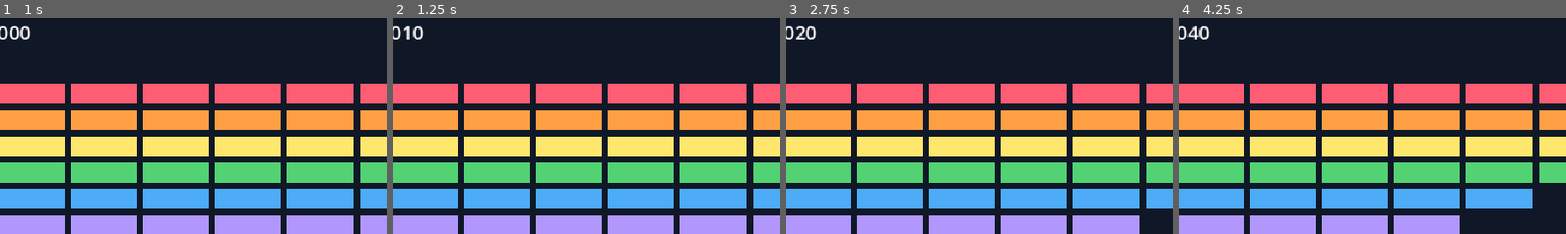
Above: before the commit, frames 1-4 (left to right).
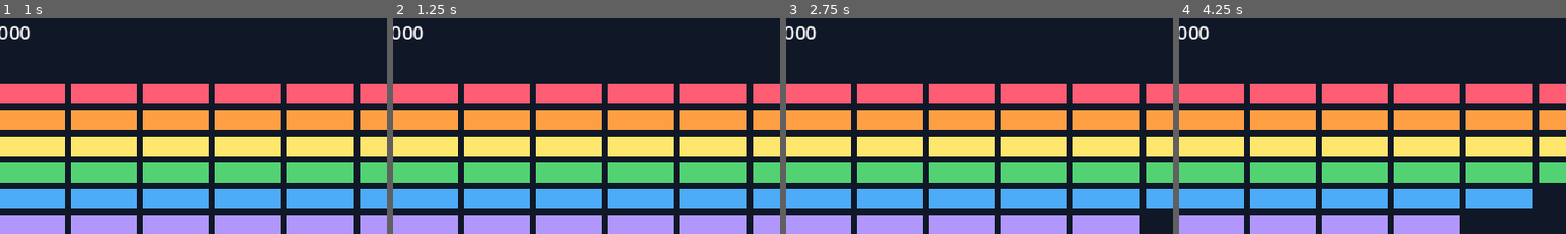
Above: after the commit, the same moments.

Repository: ittokunvim/example-godot
Game: Godot game, scene res://main.tscn
The game is run twice, just before and just after one commit, with the same random seed, the same clock (stepped at 60 frames per second) and the same inputs.
Inputs (mouse positions are % of the whole screen's width and height, from its top left):
- Up to frame 1 (1 s): tap Enter (ui_accept) at 0.5 s; move the mouse to (72, 44) at 0.52 s; hold D (move_right) from 0.53 s (still down); hold Enter (ui_accept) from 0.53 s (still down); click (72, 44) at 0.67 s
- Up to frame 2 (1.25 s): keep holding D (move_right); keep holding Enter (ui_accept)
- Up to frame 3 (2.75 s): move the mouse to (30, 54) at 1.27 s; release D (move_right) at 1.28 s; release Enter (ui_accept) at 1.28 s; hold A (move_left) 1.28-2.03 s; tap Enter (ui_accept) at 1.35, 1.52, 1.82 s; click (30, 54) at 1.42 s; move the mouse to (60, 26) at 2.02 s; hold D (move_right) from 2.03 s (still down); hold Enter (ui_accept) from 2.03 s (still down); click (60, 26) at 2.17 s
- Up to frame 4 (4.25 s): move the mouse to (45, 69) at 2.77 s; release Enter (ui_accept) at 2.78 s; tap Enter (ui_accept) at 2.85, 3.02, 3.32 s; click (45, 69) at 2.92 s; move the mouse to (80, 64) at 3.52 s; release D (move_right) at 3.53 s; hold A (move_left) from 3.53 s (still down); hold Enter (ui_accept) from 3.53 s (still down); click (80, 64) at 3.67 s
The pictures show only the part of the screen within x 13-63%, y 1-51%; the shares and areas given below are measured in that part.

Frame 1 is identical in both runs. In frame 2, 0.1% of the frame differs, in the area x 2-6%, y 3-10%; in frame 3, 0.1%; in frame 4, 0.1%.

Commit message:
refactor(breakout): codes (#36)
# Issue
- #33

## Changes
bricks.gdファイルを追加しました。
hud.gdファイルを追加しました。

### Commits
* Add bricks.gd

* Add hud.gd

Diff:
--- a/breakout/ball.gd
+++ b/breakout/ball.gd
@@ -3,17 +3,11 @@
 
 
 const SPEED := 430.0
-const PADDLE_WIDTH := 120.0
 
-# 発射待機中に、ボールから伸ばすガイド線の見た目。
 const GUIDE_LENGTH := 150.0
 const GUIDE_COLOR := Color8(255, 255, 255, 127)
 const GUIDE_WIDTH := 12.0
-
-# 照準を左右へ往復させる速さ（方向ベクトルの X 成分/秒）。
 const AIM_SWEEP_SPEED := 1.0
-
-# リセット時の初期発射方向。Y を負にすることで必ず上方向へ発射する。
 const INITIAL_DIRECTION := Vector2(1.0, -1.0)
 const MARGIN: Vector2 = Vector2(0, 30.0)
 
@@ -22,12 +16,7 @@
 
 var _show_aim_sweep := true
 var _velocity := Vector2.ZERO
-
-# 発射ガイド用の未正規化ベクトル。
-# X 成分だけを変化させ、利用時に normalized() して方向として使う。
 var _launch_direction := INITIAL_DIRECTION.normalized()
-
-# 照準の横方向の移動向き。1.0 は右、-1.0 は左。
 var _direction_x := INITIAL_DIRECTION.x
 
 
@@ -35,9 +24,8 @@
 	if _velocity == Vector2.ZERO:
 		if not _show_aim_sweep:
 			return
+
 		position = paddle.position - MARGIN
-
-		# 発射待機中は照準を左右に往復させる。
 		_launch_direction.x += _direction_x * AIM_SWEEP_SPEED * delta
 		if _launch_direction.x >= 1.0:
 			_launch_direction.x = 1.0
@@ -46,7 +34,6 @@
 			_launch_direction.x = -1.0
 			_direction_x = 1.0
 
-		# 照準方向が変化したため、ガイド線を再描画する。
 		queue_redraw()
 		return
 
@@ -59,10 +46,10 @@
 	if collider is BreakoutBrick:
 		collider.take_hit()
 		_velocity = _velocity.bounce(collision.get_normal())
-	elif collider is CharacterBody2D and collider.is_in_group("paddle"):
+	elif collider is BreakoutPaddle:
 		# パドル中心からのヒット位置に応じて、反射角を変える。
 		var hit_offset := clampf(
-			(global_position.x - collider.global_position.x) / (PADDLE_WIDTH / 2.0),
+			(global_position.x - collider.global_position.x) / BreakoutPaddle.HALF_WIDTH,
 			-1.0,
 			1.0
 		)
@@ -74,7 +61,6 @@
 
 func _draw() -> void:
 	if _show_aim_sweep:
-		# ボールのローカル座標を始点に、現在の発射予定方向を描画する。
 		draw_line(
 			Vector2.ZERO,
 			_launch_direction.normalized() * GUIDE_LENGTH,
@@ -84,14 +70,12 @@
 
 
 func launch() -> void:
-	# ガイドが示していた方向へボールを発射し、ガイドは非表示にする。
 	_show_aim_sweep = false
 	_velocity = _launch_direction.normalized() * SPEED
 	queue_redraw()
 
 
 func reset() -> void:
-	# 次の発射では初期角度から再び照準を往復させる。
 	_show_aim_sweep = true
 	_launch_direction = INITIAL_DIRECTION.normalized()
 	_direction_x = INITIAL_DIRECTION.x
@@ -100,7 +84,6 @@
 
 
 func stop() -> void:
-	# クリア・ゲームオーバー時は移動と照準ガイドを両方停止する。
 	_show_aim_sweep = false
 	_velocity = Vector2.ZERO
 	queue_redraw()
--- /dev/null
+++ b/breakout/bricks.gd
@@ -0,0 +1,39 @@
+class_name BreakoutBricks
+extends Node2D
+
+
+signal brick_destroyed
+
+const BRICK_SIZE := Vector2(80.0, 24.0)
+const BRICK_GAP := 8.0
+const BRICK_ORIGIN := Vector2(40.0, 100.0)
+const BRICK_COLORS := [
+	Color("#ff5d73"), Color("#ff9f43"), Color("#ffe66d"),
+	Color("#52d273"), Color("#4dabf7"), Color("#b197fc")
+]
+const COLUMNS := 10
+
+var remaining := 0
+
+
+func reset() -> void:
+	for brick in get_children():
+		brick.queue_free()
+
+	remaining = 0
+	for row in BRICK_COLORS.size():
+		for column in COLUMNS:
+			var brick := BreakoutBrick.new()
+			brick.position = BRICK_ORIGIN + Vector2(
+				BRICK_SIZE.x / 2.0 + column * (BRICK_SIZE.x + BRICK_GAP),
+				BRICK_SIZE.y / 2.0 + row * (BRICK_SIZE.y + BRICK_GAP)
+			)
+			brick.set_color(BRICK_COLORS[row])
+			brick.destroyed.connect(_on_brick_destroyed)
+			add_child(brick)
+			remaining += 1
+
+
+func _on_brick_destroyed() -> void:
+	remaining -= 1
+	brick_destroyed.emit()
--- a/breakout/game.gd
+++ b/breakout/game.gd
@@ -1,171 +1,110 @@
 extends Node2D
 
 
-const BRICK_SIZE := Vector2(80.0, 24.0)
-const BRICK_GAP := 8.0
-const BRICK_ORIGIN := Vector2(40.0, 100.0)
-const BRICK_COLORS := [
-	Color("#ff5d73"), Color("#ff9f43"), Color("#ffe66d"),
-	Color("#52d273"), Color("#4dabf7"), Color("#b197fc")
-]
 const MAX_LIVES := 3
+
+enum GameState {
+	WAITING_TO_LAUNCH,
+	PLAYING,
+	GAME_OVER,
+}
 
 @onready var paddle: BreakoutPaddle = $Paddle
 @onready var ball: BreakoutBall = $Ball
-@onready var bricks: Node2D = $Bricks
-@onready var score_label: Label = $UI/HUD/Score
-@onready var lives_label: Label = $UI/HUD/Lives
-@onready var description: Label = $UI/HUD/Description
-@onready var overlay: PanelContainer = $UI/HUD/Overlay
-@onready var message_label: Label = $UI/HUD/Overlay/Message
-@onready var game_over_sound: AudioStreamPlayer = $GameOverSound
-@onready var game_clear_sound: AudioStreamPlayer = $GameClearSound
-@onready var failure_sound: AudioStreamPlayer = $FailureSound
-@onready var hearts_container: HBoxContainer = $UI/HUD/Hearts
-@onready var hearts: Array[BreakoutHeart] = []
+@onready var bricks: BreakoutBricks = $Bricks
+@onready var hud: BreakoutHUD = $UI/HUD
+@onready var game_over_sound: AudioStreamPlayer = $Sounds/GameOver
+@onready var game_clear_sound: AudioStreamPlayer = $Sounds/GameClear
+@onready var failure_sound: AudioStreamPlayer = $Sounds/Failure
 
+var _state := GameState.WAITING_TO_LAUNCH
 var _lives := MAX_LIVES
 var _score := 0
-var _bricks_remaining := 0
-var _awaiting_launch := true
-var _playing := false
-var _game_over := false
 
 
 func _ready() -> void:
-	_create_bricks()
-	_create_hearts()
-	_update_hud()
-	_update_description("スペースキーで開始")
+	bricks.reset()
+	bricks.brick_destroyed.connect(_on_brick_destroyed)
+	hud.setup_hearts(MAX_LIVES)
+	hud.update_score(_score)
+	hud.set_description("スペースキーで開始")
 
 
 func _unhandled_input(event: InputEvent) -> void:
-	if _playing:
+	if _state == GameState.PLAYING:
 		return
 
-	if _awaiting_launch:
-		if event.is_action_pressed("ui_accept"):
-			_start_or_restart()
-		elif event is InputEventMouseButton and event.pressed and event.button_index == MOUSE_BUTTON_LEFT:
-			_start_or_restart()
-
-	if _game_over:
-		if event.is_action_pressed("ui_accept"):
-			if _lives <= 0 or _bricks_remaining == 0:
-				_score = 0
-				_lives = MAX_LIVES
-				_restore_hearts()
-			_game_over = false
-			_awaiting_launch = true
-			_create_bricks()
-			ball.reset()
-			paddle.reset()
-			paddle.set_active(true)
-			_update_hud()
-			overlay.hide()
-			_update_description("スペースキーで開始")
+	if _state == GameState.WAITING_TO_LAUNCH and _is_launch_requested(event):
+		_start_game()
+	elif _state == GameState.GAME_OVER and event.is_action_pressed("ui_accept"):
+		_restart_game()
 
 
-func _start_or_restart() -> void:
+func _is_launch_requested(event: InputEvent) -> bool:
+	return event.is_action_pressed("ui_accept") \
+		or event is InputEventMouseButton and event.pressed and event.button_index == MOUSE_BUTTON_LEFT
+
+
+func _start_game() -> void:
 	paddle.set_active(true)
 	ball.launch()
-	_awaiting_launch = false
-	_playing = true
-	overlay.hide()
-	_update_description("A/D、左右矢印で移動")
-	_update_hud()
+	_state = GameState.PLAYING
+	hud.hide_overlay()
+	hud.set_description("A/D、左右矢印で移動")
 
 
-func _create_bricks() -> void:
-	for brick in bricks.get_children():
-		brick.queue_free()
-
-	_bricks_remaining = 0
-	for row in BRICK_COLORS.size():
-		for column in 10:
-			var brick := BreakoutBrick.new()
-			brick.position = BRICK_ORIGIN + Vector2(
-				BRICK_SIZE.x / 2.0 + column * (BRICK_SIZE.x + BRICK_GAP),
-				BRICK_SIZE.y / 2.0 + row * (BRICK_SIZE.y + BRICK_GAP)
-			)
-			brick.set_color(BRICK_COLORS[row])
-			brick.destroyed.connect(_on_brick_destroyed)
-			bricks.add_child(brick)
-			_bricks_remaining += 1
+func _restart_game() -> void:
+	_score = 0
+	_lives = MAX_LIVES
+	bricks.reset()
+	ball.reset()
+	paddle.reset()
+	hud.restore_hearts()
+	_prepare_launch()
 
 
-# ハートをMAX_LIVES分だけ生成する
-func _create_hearts() -> void:
-	for heart in hearts_container.get_children():
-		heart.queue_free()
-	hearts.clear()
-
-	for i in MAX_LIVES:
-		var heart := BreakoutHeart.new()
-		hearts_container.add_child(heart)
-		hearts.append(heart)
+func _prepare_launch() -> void:
+	_state = GameState.WAITING_TO_LAUNCH
+	paddle.set_active(true)
+	hud.update_score(_score)
+	hud.hide_overlay()
+	hud.set_description("スペースキーで開始")
 
 
 func _on_brick_destroyed() -> void:
-	if not _playing:
+	if _state == GameState.PLAYING:
 		return
 
 	_score += 10
-	_bricks_remaining -= 1
-	_update_hud()
-	if _bricks_remaining == 0:
-		game_clear_sound.play()
-		_playing = false
-		_game_over = true
-		ball.stop()
-		paddle.set_active(false)
-		_show_overlay("すべてのブロックを破壊！ スペースキーで再挑戦")
+	hud.update_score(_score)
+	if bricks.remaining == 0:
+		_finish_game("すべてのブロックを破壊！ スペースキーで再挑戦", game_clear_sound)
 
 
 func _on_loss_zone_body_entered(body: Node2D) -> void:
-	if body != ball or not _playing:
+	if body != ball or _state != GameState.PLAYING:
 		return
 
-	_playing = false
-	_awaiting_launch = true
 	_lose_life()
-	_update_hud()
+	hud.update_score(_score)
 	if _lives <= 0:
-		game_over_sound.play()
-		_awaiting_launch = false
-		_playing = false
-		_game_over = true
-		ball.stop()
-		paddle.set_active(false)
-		_show_overlay("ゲームオーバー - スペースキーでリトライ")
+		_finish_game("ゲームオーバー - スペースキーでリトライ", game_over_sound)
 		return
 
 	ball.reset()
+	_state = GameState.WAITING_TO_LAUNCH
 	failure_sound.play()
 
 
-func _update_hud() -> void:
-	score_label.text = "スコア  %04d" % _score
+func _finish_game(message: String, sound: AudioStreamPlayer) -> void:
+	sound.play()
+	_state = GameState.GAME_OVER
+	ball.stop()
+	paddle.set_active(false)
+	hud.show_overlay(message)
 
 
 # ボールを落とした時にハートを1つ減らす
 func _lose_life() -> void:
 	_lives -= 1
-	if _lives >= 0:
-		hearts[_lives].lose()
-
-
-# ゲーム開始・リスタート時にハートを全部戻す
-func _restore_hearts() -> void:
-	_lives = MAX_LIVES
-	for heart in hearts:
-		heart.restore()
-
-
-func _show_overlay(message: String) -> void:
-	message_label.text = message
-	overlay.show()
-
-
-func _update_description(message: String) -> void:
-	description.text = message
+	hud.lose_heart(_lives)
--- /dev/null
+++ b/breakout/hud.gd
@@ -0,0 +1,49 @@
+class_name BreakoutHUD
+extends Control
+
+
+@onready var _score_label: Label = $Score
+@onready var _description: Label = $Description
+@onready var _overlay: PanelContainer = $Overlay
+@onready var _message_label: Label = $Overlay/Message
+@onready var _hearts_container: HBoxContainer = $Hearts
+
+var _hearts: Array[BreakoutHeart] = []
+
+
+func setup_hearts(lives: int) -> void:
+	for heart in _hearts_container.get_children():
+		heart.queue_free()
+	_hearts.clear()
+
+	for index in lives:
+		var heart := BreakoutHeart.new()
+		_hearts_container.add_child(heart)
+		_hearts.append(heart)
+
+
+func update_score(score: int) -> void:
+	_score_label.text = "スコア  %04d" % score
+
+
+func set_description(message: String) -> void:
+	_description.text = message
+
+
+func lose_heart(lives_remaining: int) -> void:
+	if lives_remaining >= 0:
+		_hearts[lives_remaining].lose()
+
+
+func restore_hearts() -> void:
+	for heart in _hearts:
+		heart.restore()
+
+
+func show_overlay(message: String) -> void:
+	_message_label.text = message
+	_overlay.show()
+
+
+func hide_overlay() -> void:
+	_overlay.hide()
--- a/breakout/main.tscn
+++ b/breakout/main.tscn
@@ -6,6 +6,8 @@
 [ext_resource type="AudioStream" uid="uid://cnhyf23kbn3yj" path="res://assets/NozomiMiura-Streets_of_Dawn.ogg" id="4_1bvp3"]
 [ext_resource type="AudioStream" uid="uid://chw1n2shbopfa" path="res://assets/効果音ラボ-ボタン決定音.wav" id="4_5vw27"]
 [ext_resource type="AudioStream" uid="uid://c7eco07imxkrs" path="res://assets/効果音ラボ-ボタンシステム音.wav" id="4_272bh"]
+[ext_resource type="Script" uid="uid://pnxng0p3bdn0" path="res://bricks.gd" id="5_kek77"]
+[ext_resource type="Script" uid="uid://b4ybgdjaw8dm6" path="res://hud.gd" id="6_4c57u"]
 [ext_resource type="AudioStream" uid="uid://h2hto3m7crrv" path="res://assets/効果音ラボ-成功音.wav" id="6_5vw27"]
 [ext_resource type="AudioStream" uid="uid://dubdbs3ygjg4w" path="res://assets/効果音ラボ-落下音.wav" id="7_kek77"]
 
@@ -86,6 +88,7 @@
 volume_db = -10.0
 
 [node name="Bricks" type="Node2D" parent="." unique_id=114386060]
+script = ExtResource("5_kek77")
 
 [node name="LossZone" type="Area2D" parent="." unique_id=1455721880]
 position = Vector2(480, 552)
@@ -95,7 +98,7 @@
 
 [node name="UI" type="CanvasLayer" parent="." unique_id=918909656]
 
-[node name="HUD" type="Control" parent="UI" unique_id=648155715]
+[node name="HUD" type="Control" parent="UI" unique_id=2085420412]
 layout_mode = 3
 anchors_preset = 15
 anchor_right = 1.0
@@ -103,6 +106,7 @@
 grow_horizontal = 2
 grow_vertical = 2
 mouse_filter = 2
+script = ExtResource("6_4c57u")
 
 [node name="Score" type="Label" parent="UI/HUD" unique_id=1700093102]
 layout_mode = 0
@@ -160,13 +164,15 @@
 horizontal_alignment = 1
 vertical_alignment = 1
 
-[node name="GameOverSound" type="AudioStreamPlayer" parent="." unique_id=323555488]
+[node name="Sounds" type="Node" parent="." unique_id=1683115718]
+
+[node name="GameOver" type="AudioStreamPlayer" parent="Sounds" unique_id=323555488]
 stream = ExtResource("4_272bh")
 
-[node name="GameClearSound" type="AudioStreamPlayer" parent="." unique_id=2058601677]
+[node name="GameClear" type="AudioStreamPlayer" parent="Sounds" unique_id=2058601677]
 stream = ExtResource("6_5vw27")
 
-[node name="FailureSound" type="AudioStreamPlayer" parent="." unique_id=1248645963]
+[node name="Failure" type="AudioStreamPlayer" parent="Sounds" unique_id=1248645963]
 stream = ExtResource("7_kek77")
 
 [node name="BGM" type="AudioStreamPlayer" parent="." unique_id=1916215650]
Not shown, added: breakout/bricks.gd.uid
Not shown, added: breakout/hud.gd.uid
